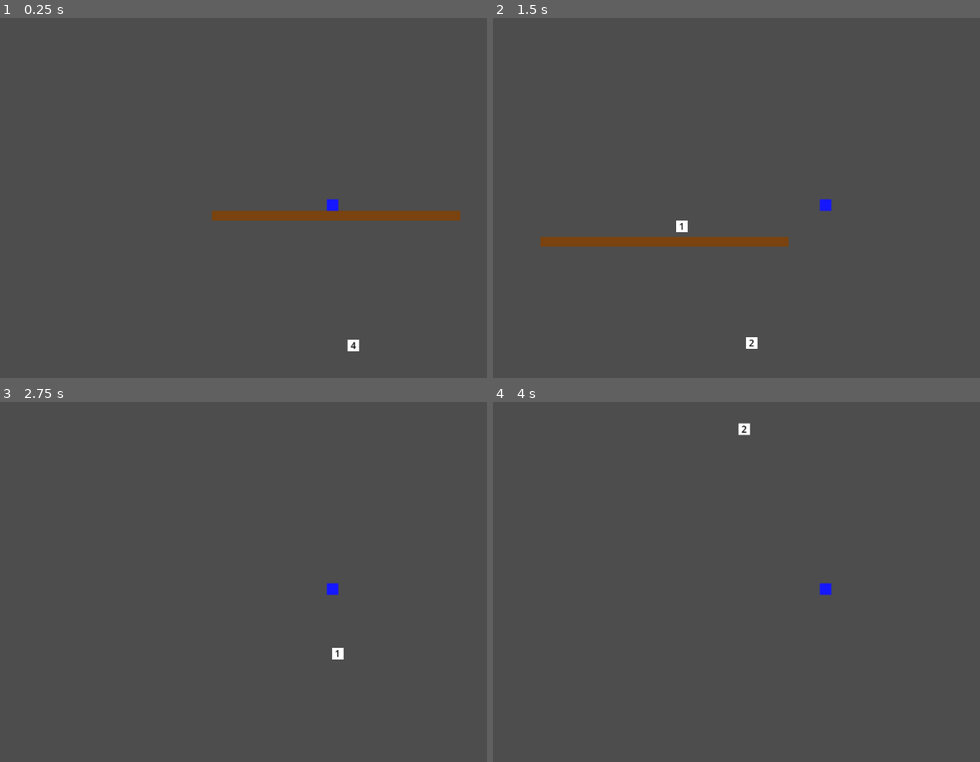
Above: before the commit, frames 1-4 (two rows, left to right).
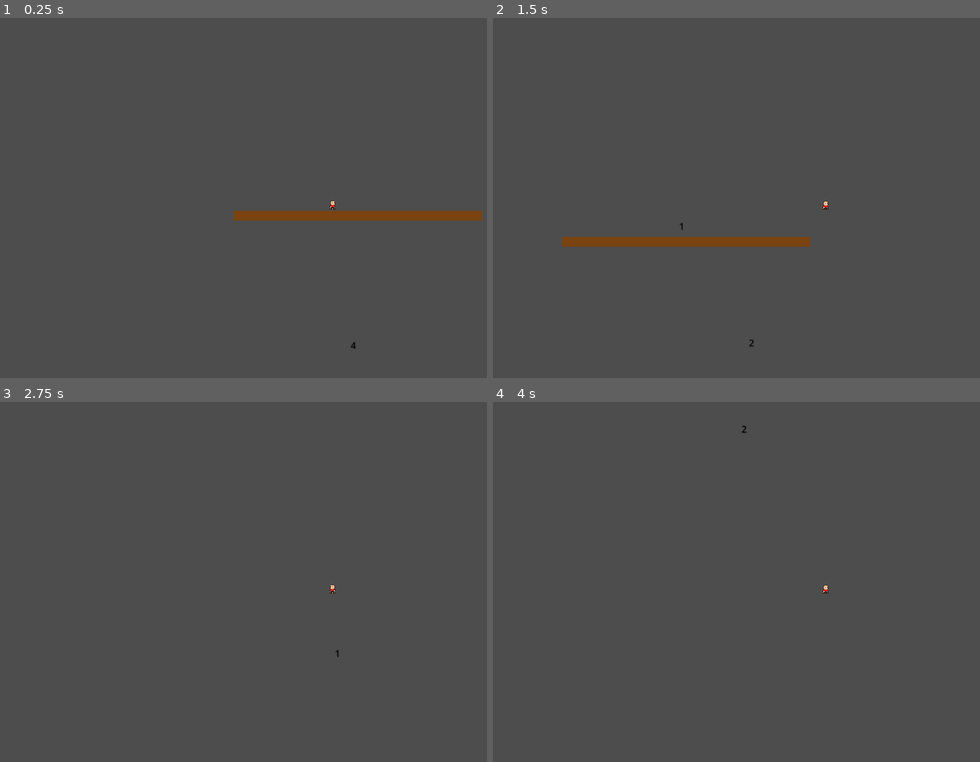
Above: after the commit, the same moments.

Repository: Ahonald/FGJ25
Game: Godot game, scene res://gameplay.tscn
Same seed, same stepped clock (60 frames per second), same inputs: the game is played once before the commit and once after it.
Inputs:
- Up to frame 1 (0.25 s): no input
- Up to frame 2 (1.5 s): tap Enter (ui_accept) at 0.5, 0.6, 0.77, 1.07, 1.35 s; hold Right (ui_right) from 0.53 s (still down)
- Up to frame 3 (2.75 s): tap Enter (ui_accept) at 1.52, 1.82, 2.1 s; release Right (ui_right) at 2.03 s; hold Left (ui_left) from 2.03 s (still down)
- Up to frame 4 (4 s): release Left (ui_left) at 2.78 s; hold Right (ui_right) from 2.78 s (still down); tap Enter (ui_accept) at 2.85, 3.02, 3.32, 3.6, 3.77 s

The runs differ from the first frame. In frame 1, 0.4% of the frame differs, in the area x 43-99%, y 50-93%; in frame 2, 0.5%, in the area x 9-70%, y 50-92%; in frame 3, 0.2%; in frame 4, 0.2%.

Commit message:
shitty sprites + animation

Diff:
--- a/gj25/gameplay.tscn
+++ b/gj25/gameplay.tscn
@@ -25,7 +25,6 @@
 texture = SubResource("CanvasTexture_keh3r")
 
 [node name="Player" parent="." instance=ExtResource("1_n4qx7")]
-modulate = Color(0.0784314, 0.0901961, 1, 1)
-position = Vector2(-172, -43)
+position = Vector2(-210, -46)
 
 [node name="Bubblespawner" parent="." instance=ExtResource("2_cgldi")]
--- a/gj25/movingbubble.tscn
+++ b/gj25/movingbubble.tscn
@@ -1,8 +1,7 @@
 [gd_scene load_steps=4 format=3 uid="uid://tyv5uousnlpw"]
 
 [ext_resource type="Script" path="res://movingbubble.gd" id="1_8e0s3"]
-
-[sub_resource type="CanvasTexture" id="CanvasTexture_4wjdn"]
+[ext_resource type="Texture2D" uid="uid://c7ka5163a8o7v" path="res://Sprites/Enviromental/KUPLASPRITESHEET.png" id="2_myp6t"]
 
 [sub_resource type="RectangleShape2D" id="RectangleShape2D_81u7f"]
 
@@ -10,8 +9,11 @@
 script = ExtResource("1_8e0s3")
 
 [node name="Sprite2D" type="Sprite2D" parent="."]
+visible = false
 scale = Vector2(19.96, 19.92)
-texture = SubResource("CanvasTexture_4wjdn")
+texture = ExtResource("2_myp6t")
+region_enabled = true
+region_rect = Rect2(0, 0, 64, 64)
 
 [node name="CollisionShape2D" type="CollisionShape2D" parent="."]
 shape = SubResource("RectangleShape2D_81u7f")
--- a/gj25/player.gd
+++ b/gj25/player.gd
@@ -22,7 +22,7 @@
 var isShooting
 var isPointingRight
 
-#@onready var anim = get_node("AnimationPlayer")
+@onready var anim = get_node("AnimationPlayer")
 #@onready var rb = $RigidBody2D
 #@onready var hpLabel = $"../UI/PlayerStats/HP/HPLabel"
 #@onready var hpBar = $"../UI/PlayerStats/HP/HealthBar"
@@ -37,7 +37,7 @@
 #@onready var PlayerJump = get_node("PlayerJump")
 
 func _ready():
-	#anim.play("Idle")
+	anim.play("Idle")
 	#gameplay = $".."
 	#xpBar.max_value = float(nextXP)
 	dead = false
@@ -69,25 +69,25 @@
 			jumpCount-=1
 			#if !isShooting:
 				#PlayerJump.play()
-				#anim.play("Jump")
+			anim.play("Jump")
 
 		var direction = Input.get_axis("ui_left", "ui_right")
 		if direction:
 			if direction == -1:
-				#get_node("AnimatedSprite2D").flip_h = true
+				get_node("AnimatedSprite2D").flip_h = true
 				isPointingRight = false
 			elif direction == 1:
-				#get_node("AnimatedSprite2D").flip_h = false
+				get_node("AnimatedSprite2D").flip_h = false
 				isPointingRight = true
 			velocity.x = direction * SPEED
 			#if velocity.y == 0 && !isShooting:
-				#anim.play("Run")
+			anim.play("Run")
 		else:
 			velocity.x = move_toward(velocity.x, 0, SPEED)
 			#if velocity.y == 0 && !isShooting:
-				#anim.play("Idle")
-		#if velocity.y > 0 && !dead && !isShooting:
-			#anim.play("Fall")
+			anim.play("Idle")
+		if velocity.y > 0:
+			anim.play("Fall")
 
 		if !dead:
 			move_and_slide()
--- a/gj25/player.tscn
+++ b/gj25/player.tscn
@@ -1,19 +1,188 @@
-[gd_scene load_steps=4 format=3 uid="uid://yccqqquuyd3l"]
+[gd_scene load_steps=19 format=3 uid="uid://yccqqquuyd3l"]
 
 [ext_resource type="Script" path="res://player.gd" id="1_shpw8"]
-
-[sub_resource type="CanvasTexture" id="CanvasTexture_2h10e"]
+[ext_resource type="Texture2D" uid="uid://g1nxuf5vpyld" path="res://Sprites/Punainen_ukko/nobg_Old hero.PNG" id="2_i1s8u"]
 
 [sub_resource type="RectangleShape2D" id="RectangleShape2D_m4x13"]
 
+[sub_resource type="AtlasTexture" id="AtlasTexture_xkv7n"]
+atlas = ExtResource("2_i1s8u")
+region = Rect2(32, 48, 16, 16)
+
+[sub_resource type="AtlasTexture" id="AtlasTexture_3okjd"]
+atlas = ExtResource("2_i1s8u")
+region = Rect2(16, 16, 16, 16)
+
+[sub_resource type="AtlasTexture" id="AtlasTexture_a5rvh"]
+atlas = ExtResource("2_i1s8u")
+region = Rect2(32, 16, 16, 16)
+
+[sub_resource type="AtlasTexture" id="AtlasTexture_ikod8"]
+atlas = ExtResource("2_i1s8u")
+region = Rect2(48, 16, 16, 16)
+
+[sub_resource type="AtlasTexture" id="AtlasTexture_qviwu"]
+atlas = ExtResource("2_i1s8u")
+region = Rect2(16, 48, 16, 16)
+
+[sub_resource type="AtlasTexture" id="AtlasTexture_dh1wh"]
+atlas = ExtResource("2_i1s8u")
+region = Rect2(16, 32, 16, 16)
+
+[sub_resource type="AtlasTexture" id="AtlasTexture_too5k"]
+atlas = ExtResource("2_i1s8u")
+region = Rect2(32, 32, 16, 16)
+
+[sub_resource type="AtlasTexture" id="AtlasTexture_re3jb"]
+atlas = ExtResource("2_i1s8u")
+region = Rect2(48, 32, 16, 16)
+
+[sub_resource type="AtlasTexture" id="AtlasTexture_p6067"]
+atlas = ExtResource("2_i1s8u")
+region = Rect2(64, 32, 16, 16)
+
+[sub_resource type="AtlasTexture" id="AtlasTexture_m13j5"]
+atlas = ExtResource("2_i1s8u")
+region = Rect2(80, 32, 16, 16)
+
+[sub_resource type="AtlasTexture" id="AtlasTexture_38qf1"]
+atlas = ExtResource("2_i1s8u")
+region = Rect2(96, 32, 16, 16)
+
+[sub_resource type="SpriteFrames" id="SpriteFrames_7m7yb"]
+animations = [{
+"frames": [{
+"duration": 1.0,
+"texture": SubResource("AtlasTexture_xkv7n")
+}],
+"loop": true,
+"name": &"Fall",
+"speed": 5.0
+}, {
+"frames": [{
+"duration": 1.0,
+"texture": SubResource("AtlasTexture_3okjd")
+}, {
+"duration": 1.0,
+"texture": SubResource("AtlasTexture_a5rvh")
+}, {
+"duration": 1.0,
+"texture": SubResource("AtlasTexture_ikod8")
+}],
+"loop": true,
+"name": &"Idle",
+"speed": 5.0
+}, {
+"frames": [{
+"duration": 1.0,
+"texture": SubResource("AtlasTexture_qviwu")
+}],
+"loop": true,
+"name": &"Jump",
+"speed": 5.0
+}, {
+"frames": [{
+"duration": 1.0,
+"texture": SubResource("AtlasTexture_dh1wh")
+}, {
+"duration": 1.0,
+"texture": SubResource("AtlasTexture_too5k")
+}, {
+"duration": 1.0,
+"texture": SubResource("AtlasTexture_re3jb")
+}, {
+"duration": 1.0,
+"texture": SubResource("AtlasTexture_p6067")
+}, {
+"duration": 1.0,
+"texture": SubResource("AtlasTexture_m13j5")
+}, {
+"duration": 1.0,
+"texture": SubResource("AtlasTexture_38qf1")
+}],
+"loop": true,
+"name": &"Run",
+"speed": 5.0
+}]
+
+[sub_resource type="Animation" id="Animation_onjss"]
+length = 0.001
+tracks/0/type = "value"
+tracks/0/imported = false
+tracks/0/enabled = true
+tracks/0/path = NodePath(".:frame")
+tracks/0/interp = 1
+tracks/0/loop_wrap = true
+tracks/0/keys = {
+"times": PackedFloat32Array(0),
+"transitions": PackedFloat32Array(1),
+"update": 1,
+"values": [0]
+}
+tracks/1/type = "value"
+tracks/1/imported = false
+tracks/1/enabled = true
+tracks/1/path = NodePath(".:animation")
+tracks/1/interp = 1
+tracks/1/loop_wrap = true
+tracks/1/keys = {
+"times": PackedFloat32Array(0),
+"transitions": PackedFloat32Array(1),
+"update": 1,
+"values": [&"Idle"]
+}
+
+[sub_resource type="Animation" id="Animation_ncryq"]
+resource_name = "Idle"
+length = 0.8
+loop_mode = 1
+tracks/0/type = "value"
+tracks/0/imported = false
+tracks/0/enabled = true
+tracks/0/path = NodePath(".:animation")
+tracks/0/interp = 1
+tracks/0/loop_wrap = true
+tracks/0/keys = {
+"times": PackedFloat32Array(0),
+"transitions": PackedFloat32Array(1),
+"update": 1,
+"values": [&"Idle"]
+}
+tracks/1/type = "value"
+tracks/1/imported = false
+tracks/1/enabled = true
+tracks/1/path = NodePath(".:frame")
+tracks/1/interp = 1
+tracks/1/loop_wrap = true
+tracks/1/keys = {
+"times": PackedFloat32Array(0, 0.3, 0.6),
+"transitions": PackedFloat32Array(1, 1, 1),
+"update": 1,
+"values": [0, 1, 0]
+}
+
+[sub_resource type="AnimationLibrary" id="AnimationLibrary_548jw"]
+_data = {
+"Idle": SubResource("Animation_ncryq"),
+"RESET": SubResource("Animation_onjss")
+}
+
 [node name="Player" type="CharacterBody2D"]
 script = ExtResource("1_shpw8")
-
-[node name="Sprite2D" type="Sprite2D" parent="."]
-scale = Vector2(20, 20)
-texture = SubResource("CanvasTexture_2h10e")
 
 [node name="Camera2D" type="Camera2D" parent="."]
 
 [node name="CollisionShape2D" type="CollisionShape2D" parent="."]
 shape = SubResource("RectangleShape2D_m4x13")
+
+[node name="AnimatedSprite2D" type="AnimatedSprite2D" parent="."]
+sprite_frames = SubResource("SpriteFrames_7m7yb")
+animation = &"Idle"
+autoplay = "Idle"
+
+[node name="AnimationPlayer" type="AnimationPlayer" parent="."]
+root_node = NodePath("../AnimatedSprite2D")
+libraries = {
+"": SubResource("AnimationLibrary_548jw")
+}
+autoplay = "Idle"
Binary file added: gj25/Sprites/Punainen_ukko/nobg_Old hero.PNG
Not shown, added: gj25/Sprites/Punainen_ukko/nobg_Old hero.PNG.import
